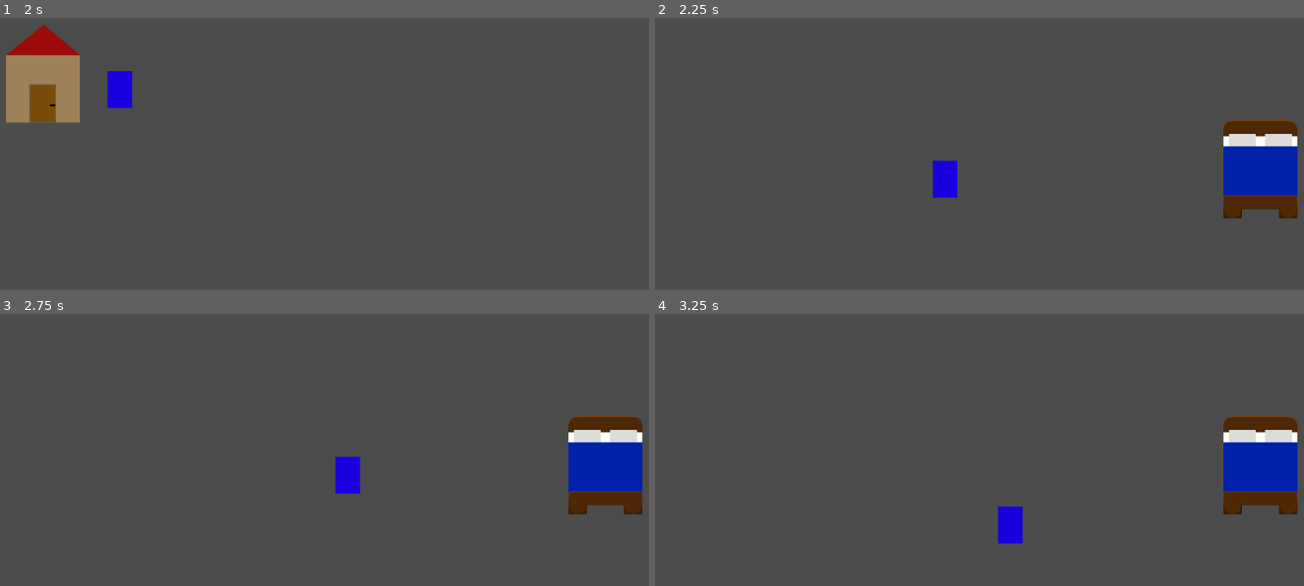
Above: before the commit, frames 1-4 (two rows, left to right).
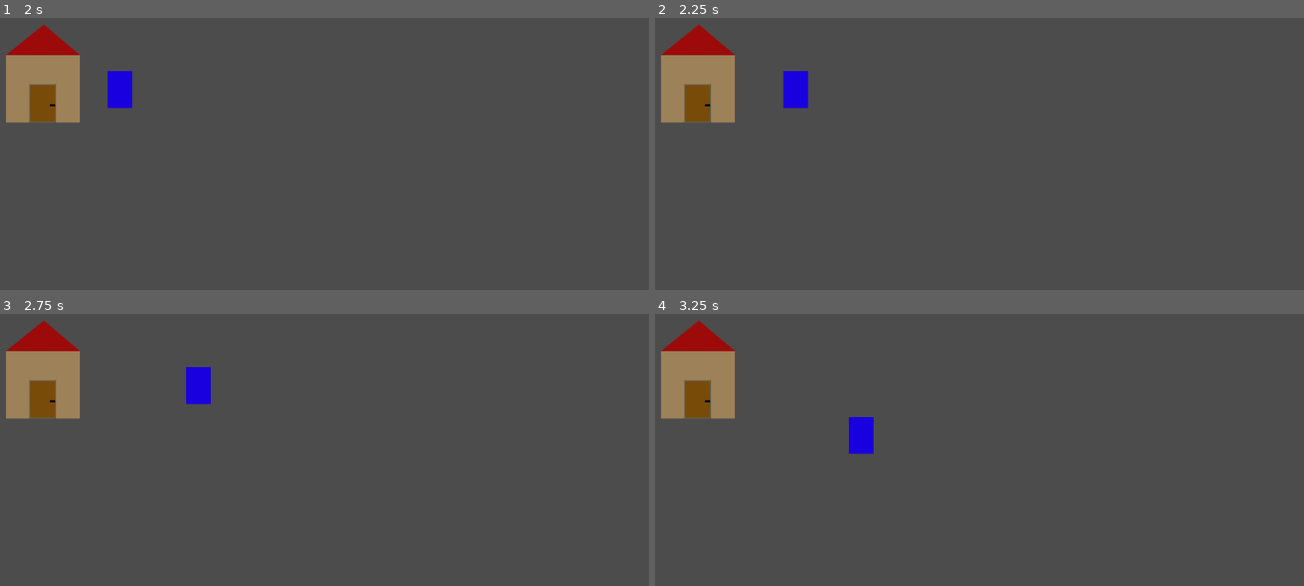
Above: after the commit, the same moments.

Repository: dietrichdaniel/Generic-Farmer
Game: Godot game, scene res://Scenes/TestLevel.tscn
Same seed, same stepped clock (60 frames per second), same inputs: the game is played once before the commit and once after it.
Inputs (mouse positions are in pixels of both pictures, inside the frame that each line leads up to):
- Up to frame 1 (2 s): click (45, 102) at 0.52 s; click (45, 102) at 1.27 s
- Up to frame 2 (2.25 s): tap Enter at 2 s; hold D (Right) from 2.03 s (still down)
- Up to frame 3 (2.75 s): keep holding D (Right)
- Up to frame 4 (3.25 s): release D (Right) at 2.78 s; hold S (Down) from 2.78 s (still down)

Frame 1 is identical in both runs. In frame 2, 8.5% of the frame differs, in the area x 0-100%, y 2-74%; in frame 3, 8.5%; in frame 4, 8.5%.

Commit message:
0.015
just made the door script generic to any object

Diff:
--- a/Scenes/House.tscn
+++ b/Scenes/House.tscn
@@ -1,12 +1,17 @@
-[gd_scene load_steps=5 format=2]
+[gd_scene load_steps=8 format=2]
 
 [ext_resource path="res://Scripts/House.gd" type="Script" id=1]
 [ext_resource path="res://Sprites/Test House.png" type="Texture" id=2]
+[ext_resource path="res://Scenes/HouseInside.tscn" type="PackedScene" id=3]
+[ext_resource path="res://Scripts/Door.gd" type="Script" id=4]
 
 [sub_resource type="RectangleShape2D" id=1]
 extents = Vector2( 48, 23.5 )
 
 [sub_resource type="Theme" id=2]
+
+[sub_resource type="RectangleShape2D" id=3]
+extents = Vector2( 78.5, 44 )
 
 [node name="House" type="Node2D"]
 script = ExtResource( 1 )
@@ -15,17 +20,23 @@
 texture = ExtResource( 2 )
 
 [node name="HouseBack" type="Area2D" parent="."]
+__meta__ = {
+"_edit_group_": true
+}
 
 [node name="CollisionPolygon2D" type="CollisionPolygon2D" parent="HouseBack"]
 polygon = PoolVector2Array( -48, -24, 1, -64, 48, -24, 48, 17, -48, 17 )
 
 [node name="HouseGround" type="StaticBody2D" parent="."]
+__meta__ = {
+"_edit_group_": true
+}
 
 [node name="CollisionShape2D" type="CollisionShape2D" parent="HouseGround"]
 position = Vector2( 0, 40.5 )
 shape = SubResource( 1 )
 
-[node name="Button" type="Button" parent="."]
+[node name="Door" type="Button" parent="."]
 margin_left = -18.0
 margin_top = 14.0
 margin_right = 17.0
@@ -33,7 +44,23 @@
 theme = SubResource( 2 )
 button_mask = 2
 flat = true
+script = ExtResource( 4 )
+__meta__ = {
+"_edit_use_anchors_": false
+}
+target_scene = ExtResource( 3 )
+
+[node name="DoorRange" type="Area2D" parent="Door"]
+position = Vector2( 18, 50 )
+__meta__ = {
+"_edit_group_": true
+}
+
+[node name="CollisionShape2D" type="CollisionShape2D" parent="Door/DoorRange"]
+position = Vector2( 0.5, -3 )
+shape = SubResource( 3 )
 
 [connection signal="body_entered" from="HouseBack" to="." method="_on_HouseBack_body_entered"]
 [connection signal="body_exited" from="HouseBack" to="." method="_on_HouseBack_body_exited"]
-[connection signal="pressed" from="Button" to="." method="_on_Button_pressed"]
+[connection signal="pressed" from="Door" to="Door" method="_on_Door_pressed"]
+[connection signal="body_entered" from="Door/DoorRange" to="Door" method="_on_DoorRange_body_entered"]
--- /dev/null
+++ b/Scripts/Door.gd
@@ -0,0 +1,18 @@
+extends Button
+
+export(PackedScene) var target_scene
+
+var in_range = false
+
+
+func _ready():
+	pass
+
+func _on_Door_pressed():
+	if in_range == true:
+		get_tree().change_scene_to(target_scene)
+
+
+func _on_DoorRange_body_entered(body):
+	if body.is_in_group('Player'):
+		in_range = true
--- a/Scripts/House.gd
+++ b/Scripts/House.gd
@@ -15,10 +15,3 @@
 func _on_HouseBack_body_exited(body):
 	if body.is_in_group('Player'):
 		$Sprite.modulate.a = 1
-
-
-func _on_Button_pressed():
-	var H = preload("res://Scenes/HouseInside.tscn")
-	get_tree().change_scene_to(H)
-
-	pass
